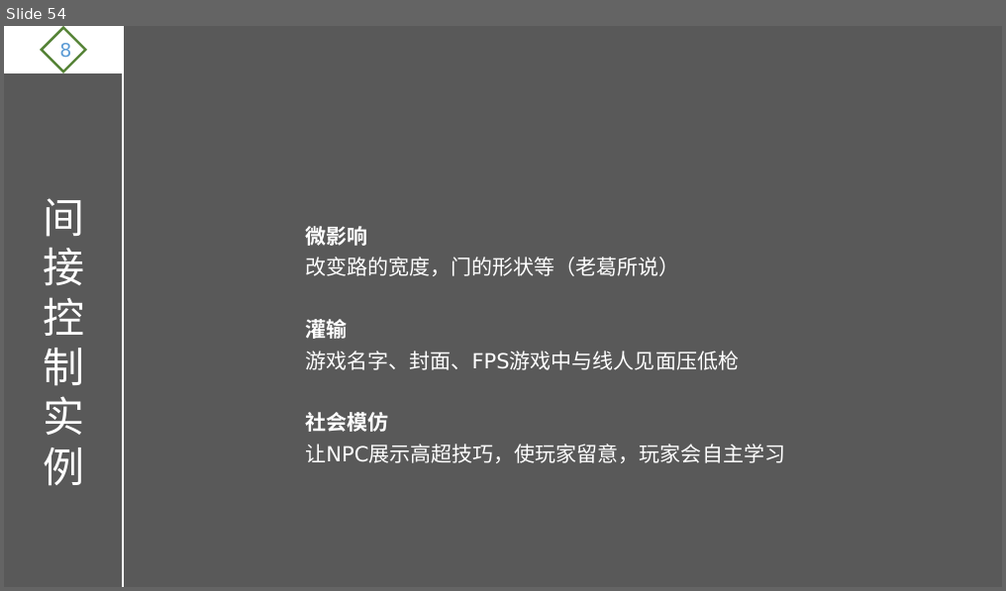
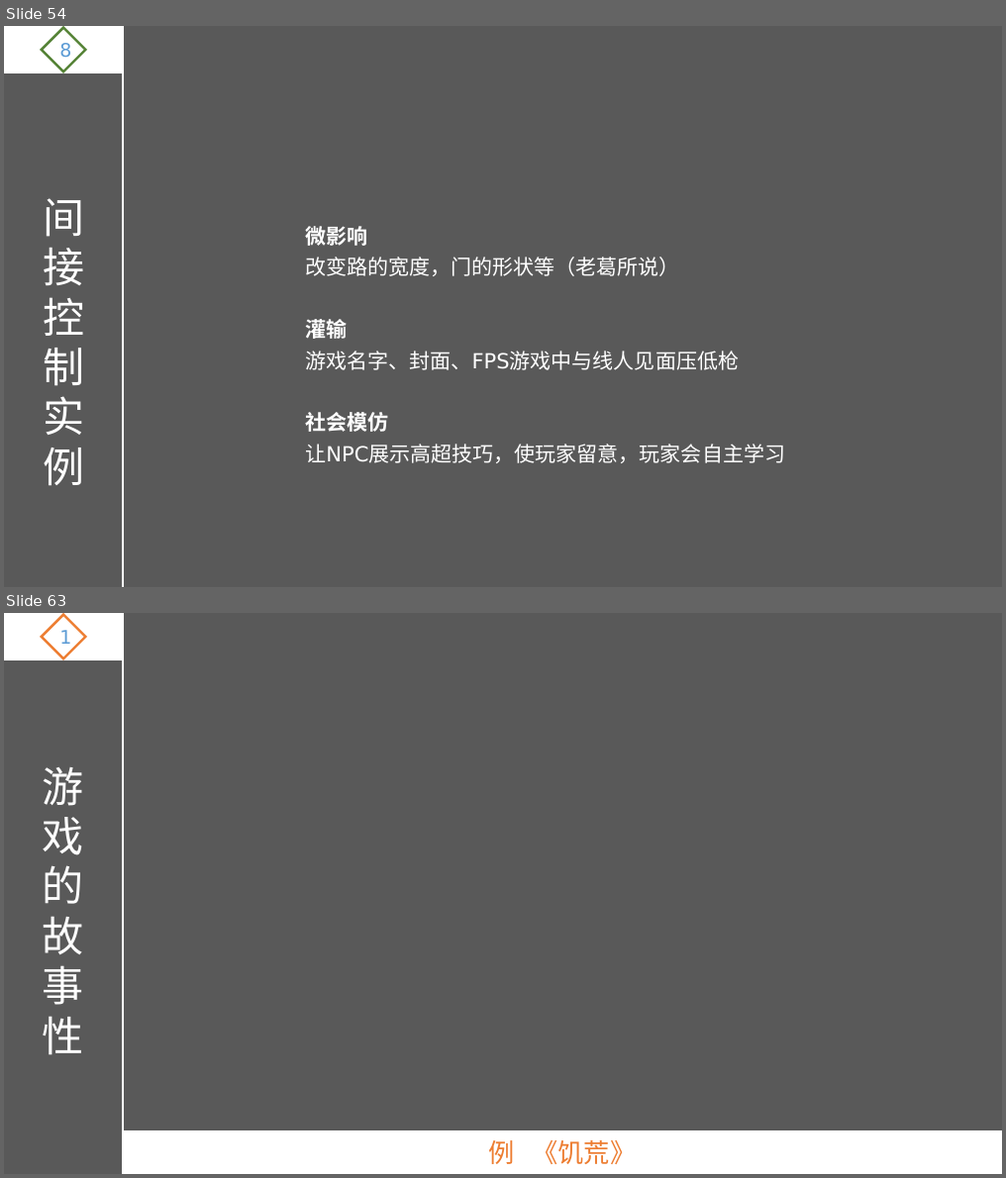
Before and after one commit to ThreePeopleGame/Death, a slide deck: Share/游戏设计理论.pptx. Shown one above the other, each under a label of ours: slide 54 before the commit, slides 54 and 63 after it; the slides between them are not shown. The pictures are 1006x591 and 1006x1178 pixels, drawn with LibreOffice and Linux fonts; fonts in the diff are those of the drawing. Boxes give left, top, right and bottom in pixels: in the first picture for what was removed or moved away, otherwise in the second. Text is boxed around its words. In the diff, an @@ line names an element or a change of style, - is before the commit and + after.

```diff
--- a/Share/游戏设计理论.pptx
+++ b/Share/游戏设计理论.pptx
@@ slide 63 added at [4,613,1002,1174], background #595959 @@
@@ rectangle added at [4,613,123,661], fill #FFFFFF, outline #FFFFFF 1.5 pt @@
@@ diamond added at [42,615,85,659], outline #ED7D31 2.25 pt, 18 pt, text #5B9BD5 @@
+1
@@ line added from (123, 613) to (123, 1174), #FFFFFF 2.25 pt @@
@@ text added at [43,767,84,1056], 40 pt, text #FFFFFF @@
+游戏的故事性
@@ rectangle added at [123,1132,1002,1174], fill #FFFFFF, outline #FFFFFF 1.5 pt, 25 pt, text #ED7D31 @@
+例 《饥荒》
```
Also in this commit, not shown: 2 slides changed, 8 other slides added, 2 other files.
